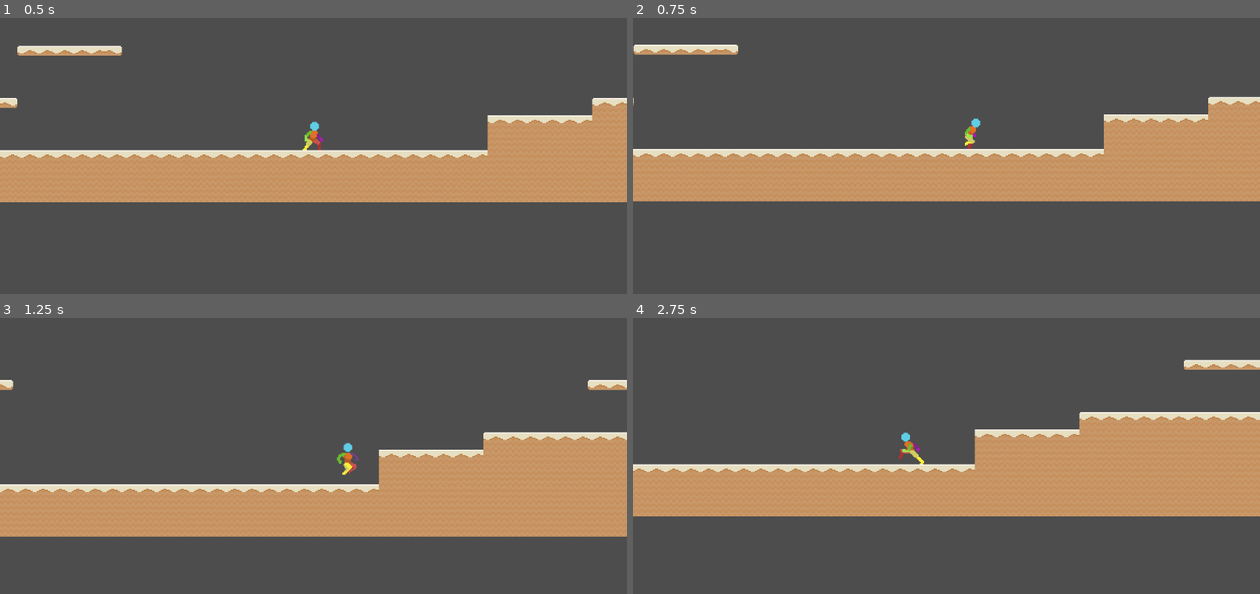
Above: before the commit, frames 1-4 (two rows, left to right).
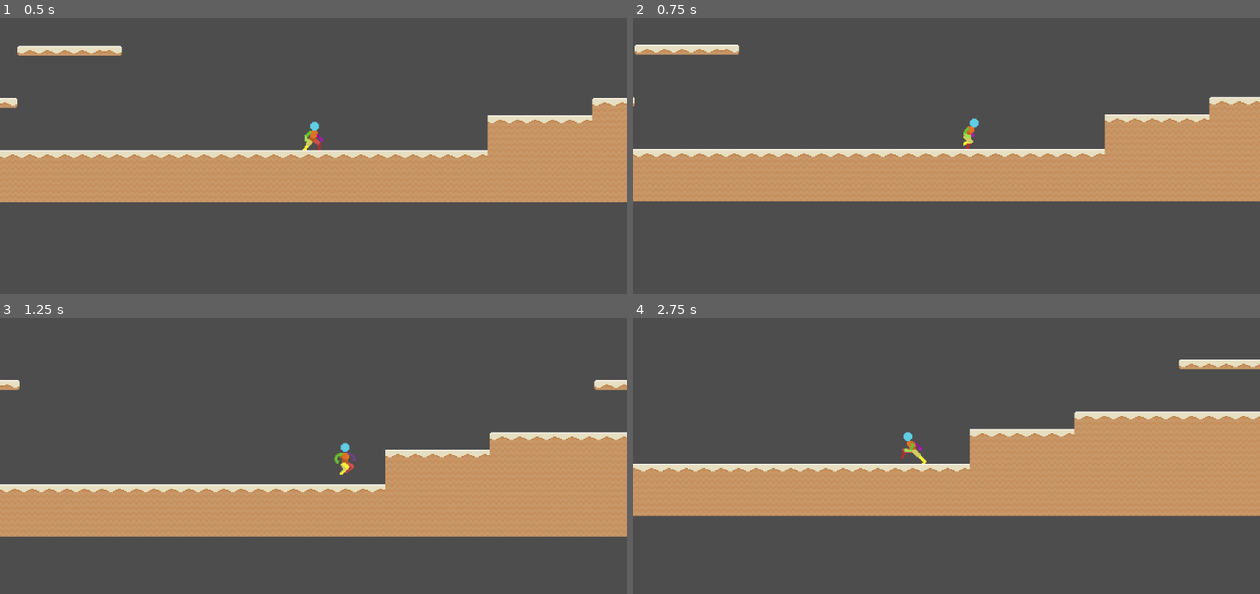
Above: after the commit, the same moments.

Repository: deanblackborough/godot-platformer
Game: Godot game, scene res://Scenes/Game.tscn
The game is run twice, just before and just after one commit, with the same random seed, the same clock (stepped at 60 frames per second) and the same inputs.
Inputs:
- Up to frame 1 (0.5 s): no input
- Up to frame 2 (0.75 s): hold Right (moveRight) from 0.53 s (still down)
- Up to frame 3 (1.25 s): keep holding Right (moveRight); tap Space (jump) at 0.77 s
- Up to frame 4 (2.75 s): tap Space (jump) at 1.52 s; release Right (moveRight) at 2.03 s; hold Left (moveLeft) from 2.03 s (still down)

Frame 1 is identical in both runs. In frame 2, 0.4% of the frame differs, in the area x 0-100%, y 9-51%; in frame 3, 1.3%; in frame 4, 2.2%, in the area x 0-100%, y 15-72%.

Commit message:
Switch to a capsule

Diff:
--- a/Scenes/Player.tscn
+++ b/Scenes/Player.tscn
@@ -1,12 +1,13 @@
 [gd_scene load_steps=31 format=3 uid="uid://8kakpu88i1mo"]
 
 [ext_resource type="Script" uid="uid://dy2xjon041wsh" path="res://Scripts/Player.gd" id="1_dqkch"]
-[ext_resource type="Texture2D" uid="uid://c7q8cxgpvpnvc" path="res://sprites/Player/Player-Idle.png" id="1_g2els"]
-[ext_resource type="Texture2D" uid="uid://dk0g6dmffpm30" path="res://sprites/Player/Player-Run.png" id="2_qhqgy"]
-[ext_resource type="Texture2D" uid="uid://eymkuhcbwnd3" path="res://sprites/Player/Player-Jump.png" id="3_dewec"]
-
-[sub_resource type="RectangleShape2D" id="RectangleShape2D_qhqgy"]
-size = Vector2(16, 30)
+[ext_resource type="Texture2D" uid="uid://c7q8cxgpvpnvc" path="res://Sprites/Player/Player-Idle.png" id="1_g2els"]
+[ext_resource type="Texture2D" uid="uid://dk0g6dmffpm30" path="res://Sprites/Player/Player-Run.png" id="2_qhqgy"]
+[ext_resource type="Texture2D" uid="uid://eymkuhcbwnd3" path="res://Sprites/Player/Player-Jump.png" id="3_dewec"]
+
+[sub_resource type="CapsuleShape2D" id="CapsuleShape2D_dewec"]
+radius = 6.0
+height = 28.0
 
 [sub_resource type="AtlasTexture" id="AtlasTexture_dqkch"]
 atlas = ExtResource("1_g2els")
@@ -198,8 +199,8 @@
 script = ExtResource("1_dqkch")
 
 [node name="CollisionShape2D" type="CollisionShape2D" parent="."]
-position = Vector2(0, -15)
-shape = SubResource("RectangleShape2D_qhqgy")
+position = Vector2(0, -14)
+shape = SubResource("CapsuleShape2D_dewec")
 
 [node name="AnimatedSprite2D" type="AnimatedSprite2D" parent="."]
 position = Vector2(0, -16)
--- a/Scripts/Player.gd
+++ b/Scripts/Player.gd
@@ -3,7 +3,7 @@
 @export var world_gravity: float = 32;
 @export var world_terminal_velocity: float = 525;
 
-@export var player_speed: float = 192.0;
+@export var player_speed: float = 180.0;
 @export var player_jump_force: float = -450;
 @export var player_max_jumps: int = 1;
 
